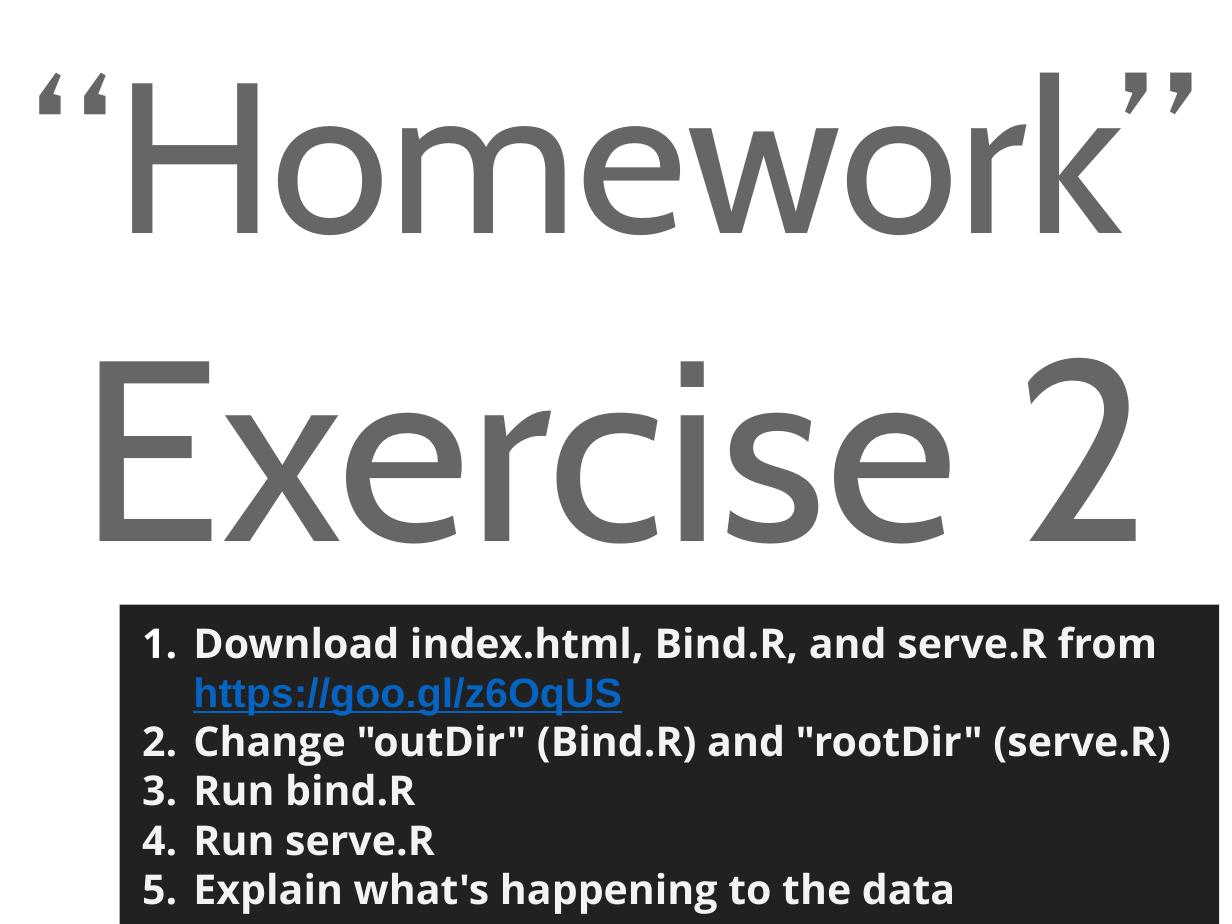
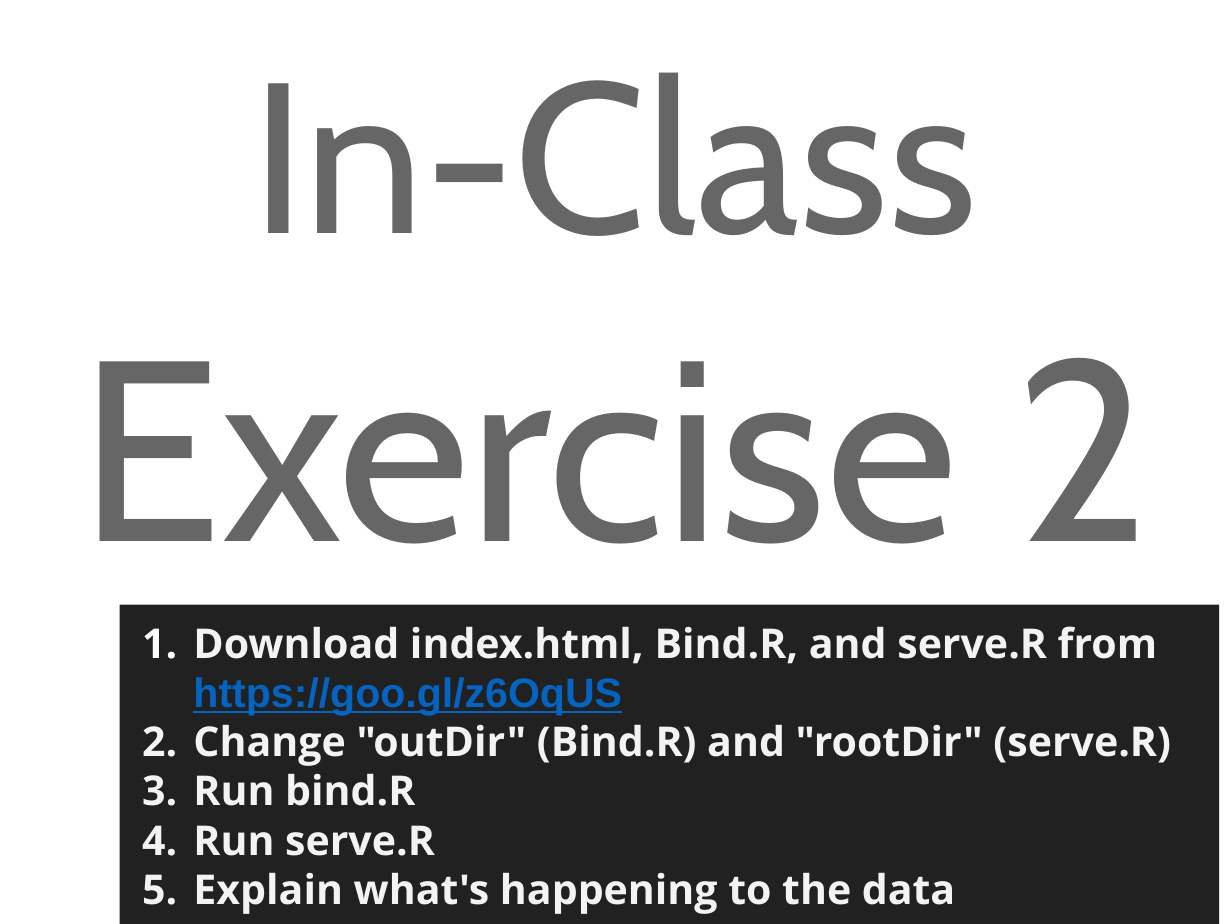
Before and after one commit to DreaJulca/streamvis-lecture, a slide deck: slide 23 of Visual Data Science.pptx. Drawn at 1232x924 pixels with LibreOffice and Linux fonts; fonts in the diff are those of the drawing; background and template pictures are left out. Boxes give left, top, right and bottom in pixels: in the first picture for what was removed or moved away, otherwise in the second. Text is boxed around its words. In the diff, an @@ line names an element or a change of style, - is before the commit and + after.

```diff
--- a/Visual Data Science.pptx
+++ b/Visual Data Science.pptx
@@ text at [79,72,1150,544]: text changed; size 125 to 150 pt @@
-“Homework” Exercise 2
+In-Class Exercise 2
```
Also in this commit, not shown: 3 other slides changed, 2 slides added, 2 slides removed, 3 other files.
